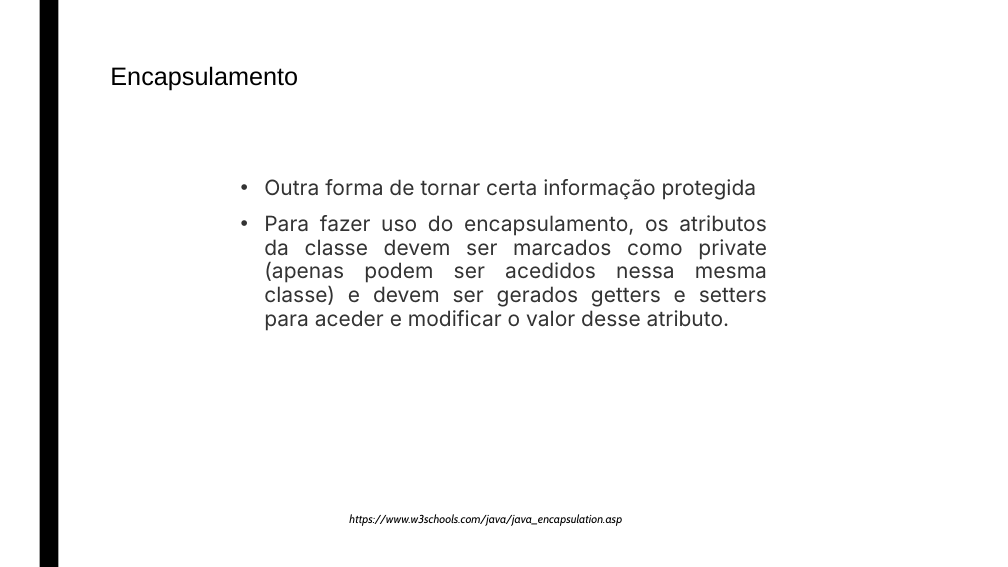
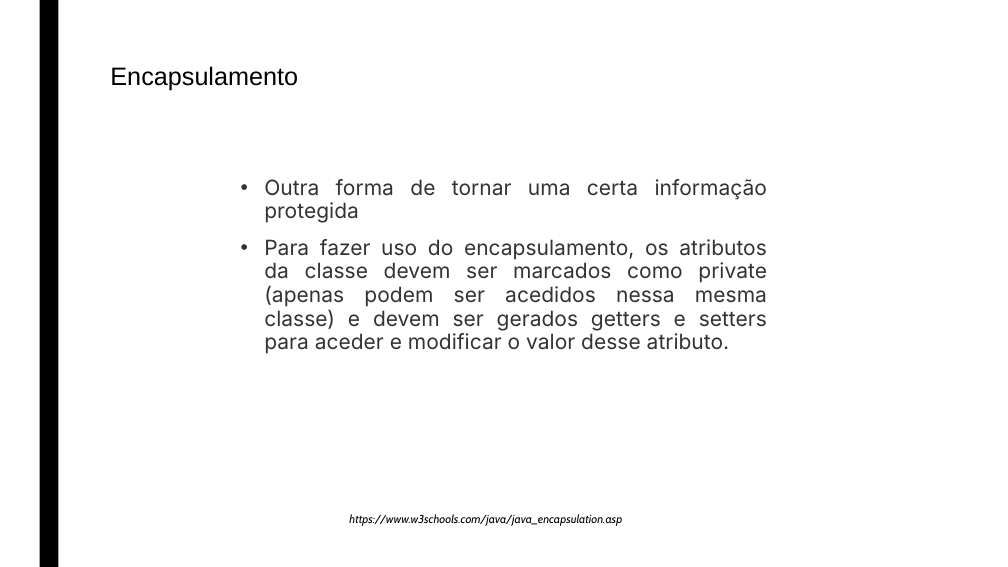
Before and after one commit to wlgomes/upskill-nov22, a slide deck: slide 7 of UPSKILL - AutoestudoS1_valentimgomes.pptx. Drawn at 1008x567 pixels with LibreOffice and Linux fonts; fonts in the diff are those of the drawing. Boxes give left, top, right and bottom in pixels: in the first picture for what was removed or moved away, otherwise in the second. Text is boxed around its words. In the diff, an @@ line names an element or a change of style, - is before the commit and + after.

```diff
--- a/UPSKILL - AutoestudoS1_valentimgomes.pptx
+++ b/UPSKILL - AutoestudoS1_valentimgomes.pptx
@@ text at (264, 179, 767, 223): text changed @@
-• Outra forma de tornar certa informação protegida
+• Outra forma de tornar uma certa informação protegida
```
Also in this commit, not shown: 5 other slides changed, 21 other files.
